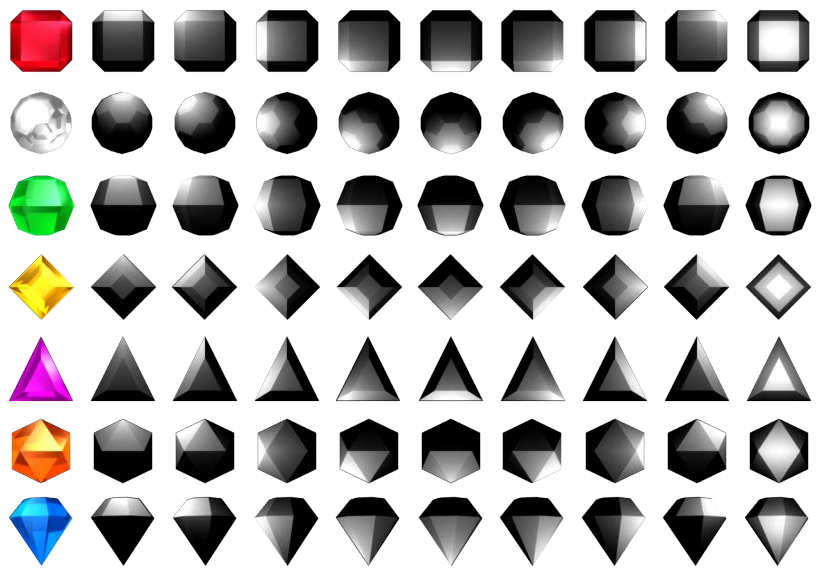
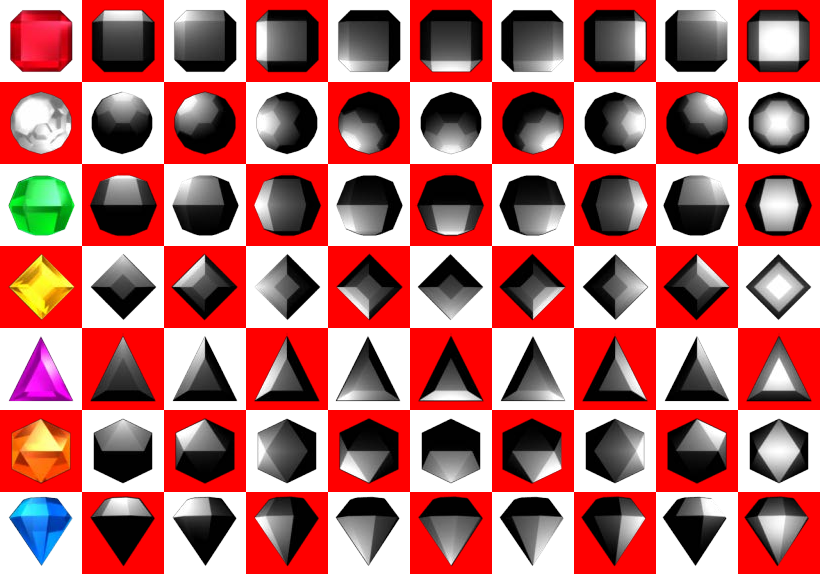
The second 820 x 574 image is a revision of the first. Changes to its layers:
showed "Layer 9" over [0, 0, 820, 574]